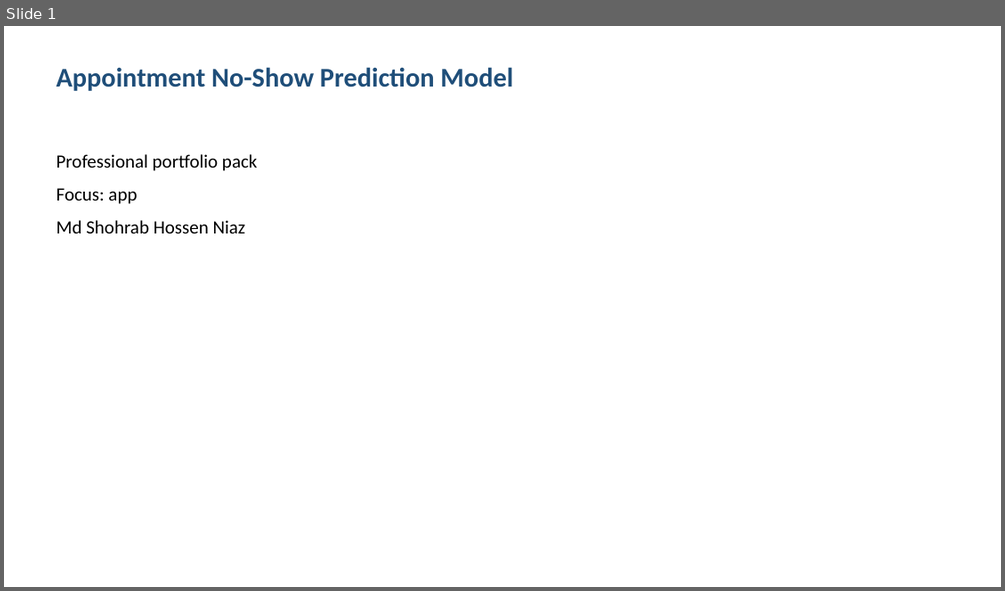
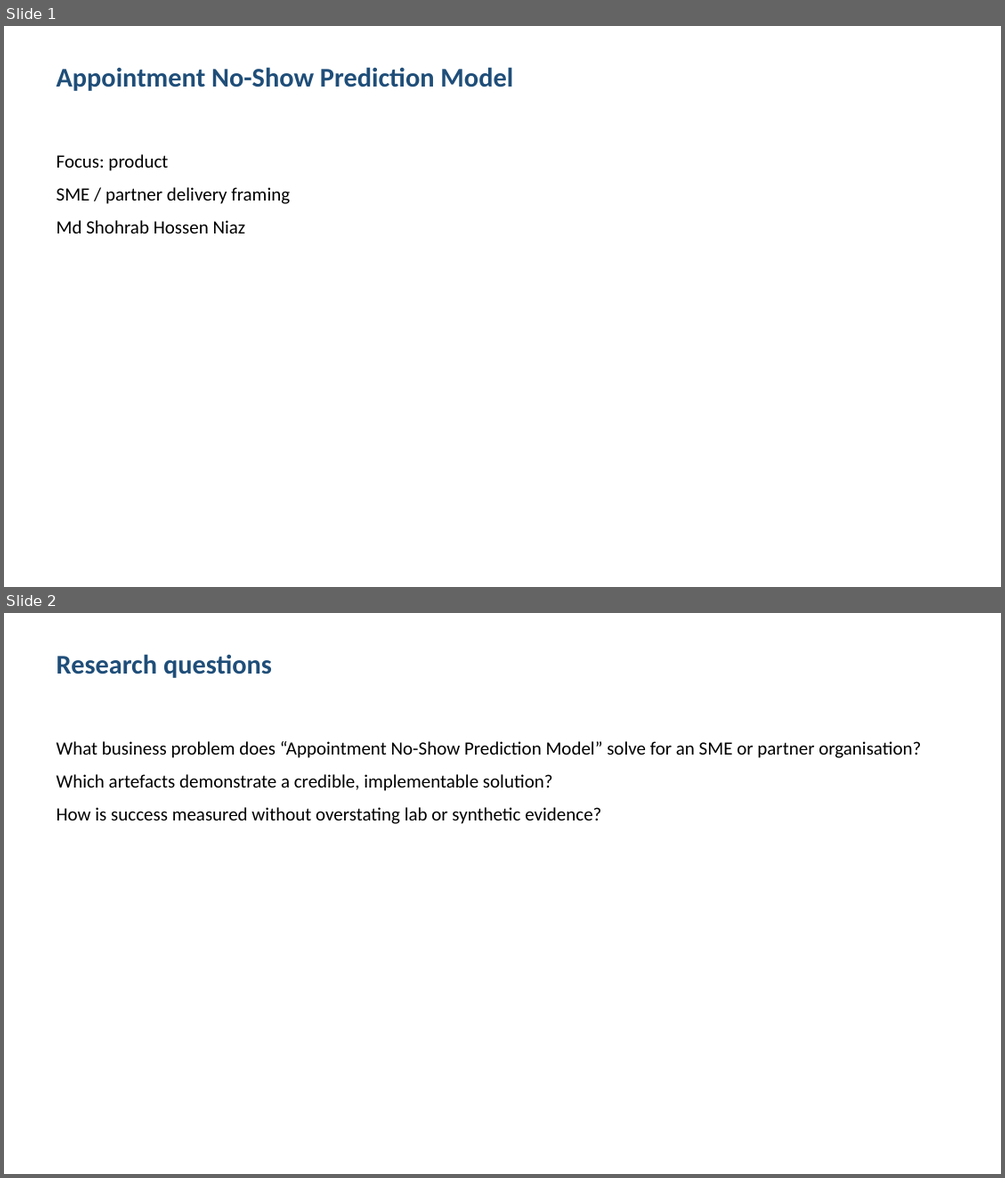
Before and after one commit to shohrabniaz/appointment-no-show-prediction-model, a slide deck: Final_Submission/02_Presentation.pptx. Shown one above the other, each under a label of ours: slide 1 before the commit, slides 1 and 2 after it. The pictures are 1005x591 and 1005x1178 pixels, drawn with LibreOffice and Linux fonts; fonts in the diff are those of the drawing. Boxes give left, top, right and bottom in pixels: in the first picture for what was removed or moved away, otherwise in the second. Text is boxed around its words. In the diff, an @@ line names an element or a change of style, - is before the commit and + after.

Commit message:
Polish portfolio pack for professional showcase readiness.

```diff
--- a/Final_Submission/02_Presentation.pptx
+++ b/Final_Submission/02_Presentation.pptx
@@ slide 2 added at [4,613,1001,1174], background #FFFFFF @@
@@ text added at [57,654,272,678], 26 pt, text #1F4E79, bold @@
+Research questions
@@ text added at [57,741,921,824], 18 pt, text #000000 @@
+What business problem does “Appointment No-Show Prediction Model” solve for an SME or partner organisation?
+Which artefacts demonstrate a credible, implementable solution?
+How is success measured without overstating lab or synthetic evidence?
@@ slide 1 changed as well @@
@@ text at [57,154,290,204]: text changed @@
-Professional portfolio pack
-Focus: app
+Focus: product
+SME / partner delivery framing
```
Also in this commit, not shown: 2 other slides changed, 1 slide removed, 12 other files.
